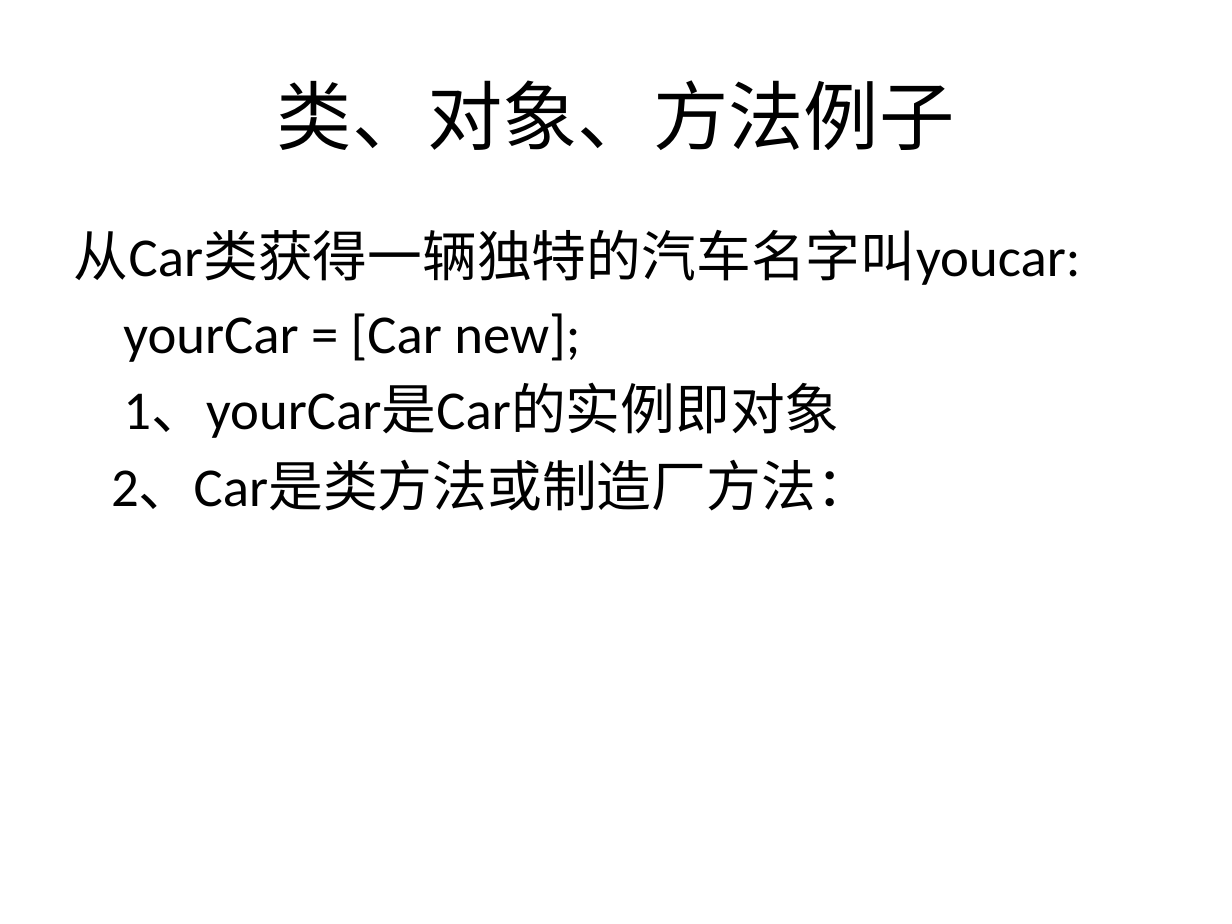
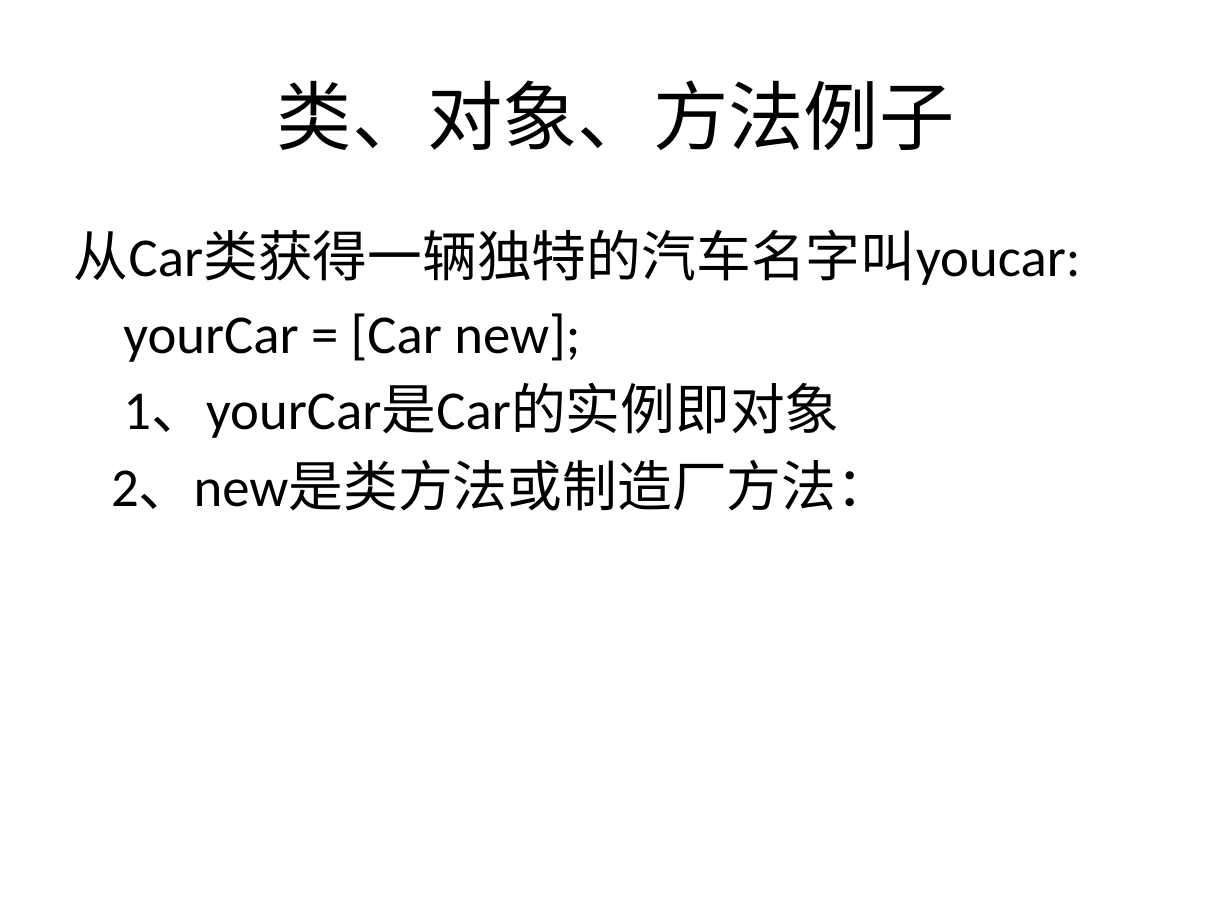
Before and after one commit to Jaykong/CourseMaterials, a slide deck: slide 7 of Objective_C/Chp3_Class_object_method.pptx. Drawn at 1232x924 pixels with LibreOffice and Linux fonts; fonts in the diff are those of the drawing. Boxes give left, top, right and bottom in pixels: in the first picture for what was removed or moved away, otherwise in the second. Text is boxed around its words. In the diff, an @@ line names an element or a change of style, - is before the commit and + after.

```diff
--- a/Objective_C/Chp3_Class_object_method.pptx
+++ b/Objective_C/Chp3_Class_object_method.pptx
@@ text at (111,460,891,511): text changed @@
-2、Car是类方法或制造厂方法：
+2、new是类方法或制造厂方法：
```
Also in this commit, not shown: 1 slide removed, 25 other files.
